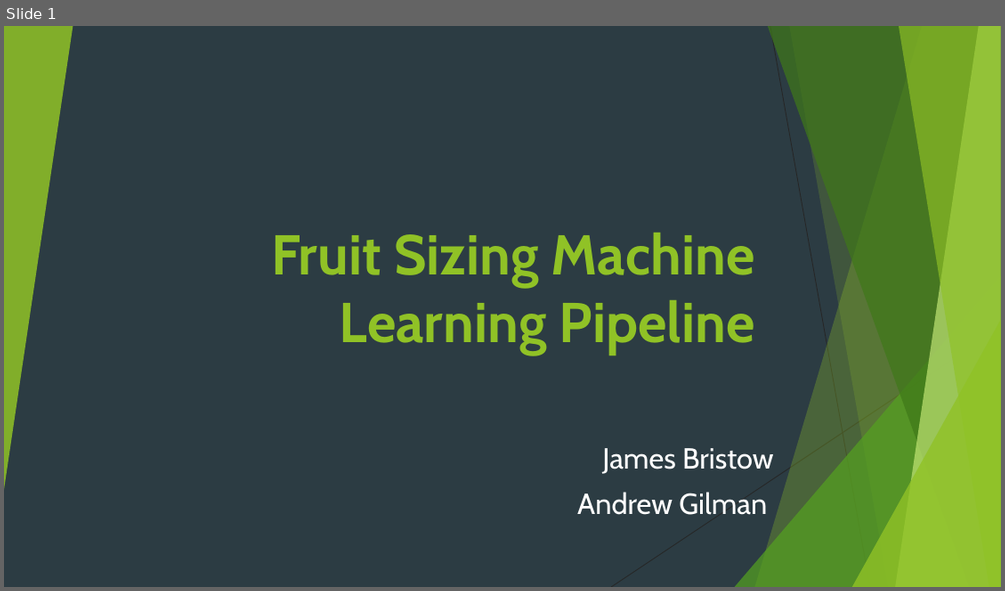
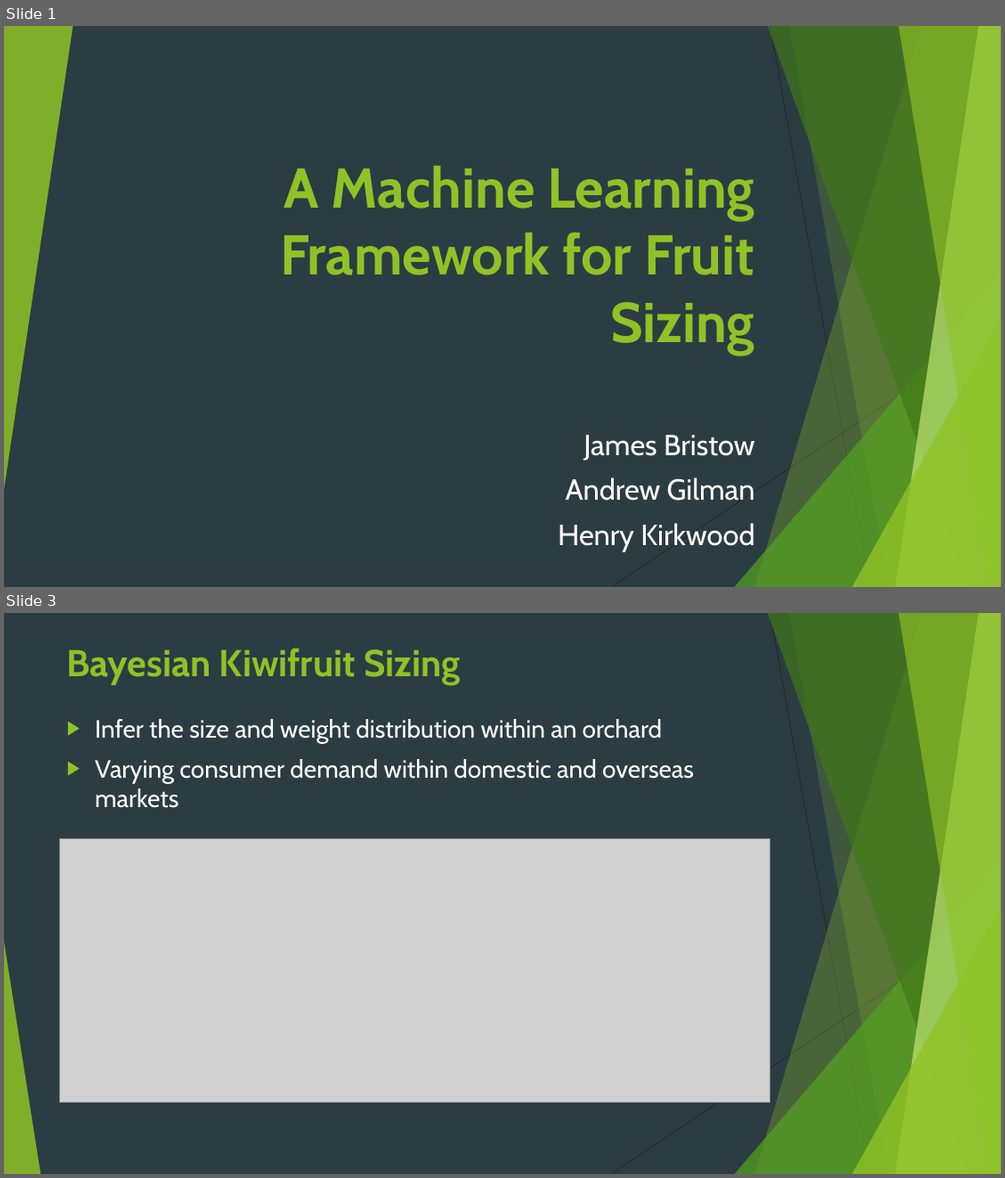
Before and after one commit to JBris/ml_pipeline, a slide deck: resources/ml_pipeline.pptx. Shown one above the other, each under a label of ours: slide 1 before the commit, slides 1 and 3 after it; the slides between them are not shown. The pictures are 1005x591 and 1005x1178 pixels, drawn with LibreOffice and Linux fonts; fonts in the diff are those of the drawing; grey boxes stand for pictures; background and template pictures are left out. Boxes give left, top, right and bottom in pixels: in the first picture for what was removed or moved away, otherwise in the second. Text is boxed around its words. In the diff, an @@ line names an element or a change of style, - is before the commit and + after.

```diff
--- a/resources/ml_pipeline.pptx
+++ b/resources/ml_pipeline.pptx
@@ slide 3 added at (x1=4, y1=613, x2=1001, y2=1174), background #2C3C43; not listed: 9 template elements that a slide beside it also shows @@
@@ title added at (x1=67, y1=648, x2=460, y2=685), 36 pt, text #90C226, bold @@
+Bayesian Kiwifruit Sizing
@@ text added at (x1=95, y1=719, x2=694, y2=808), 24 pt, text #FFFFFF @@
+▶ Infer the size and weight distribution within an orchard
+▶ Varying consumer demand within domestic and overseas markets
@@ picture added at (x1=59, y1=839, x2=769, y2=1102) @@
@@ triangle added at (x1=4, y1=941, x2=40, y2=1174), fill #90C226 at 85% opacity @@
@@ slide 1 changed as well @@
@@ title at (x1=280, y1=166, x2=755, y2=354): text changed @@
-Fruit Sizing Machine Learning Pipeline
+A Machine Learning Framework for Fruit Sizing
@@ subtitle "James Bristow" moved from (x1=577, y1=448, x2=774, y2=515) to (x1=558, y1=435, x2=755, y2=552) @@
@@ subtitle at (x1=558, y1=523, x2=754, y2=552): paragraph added @@
+Henry Kirkwood
```
Also in this commit, not shown: 5 other slides changed, 10 other slides added, 4 slides removed, 7 other files.
